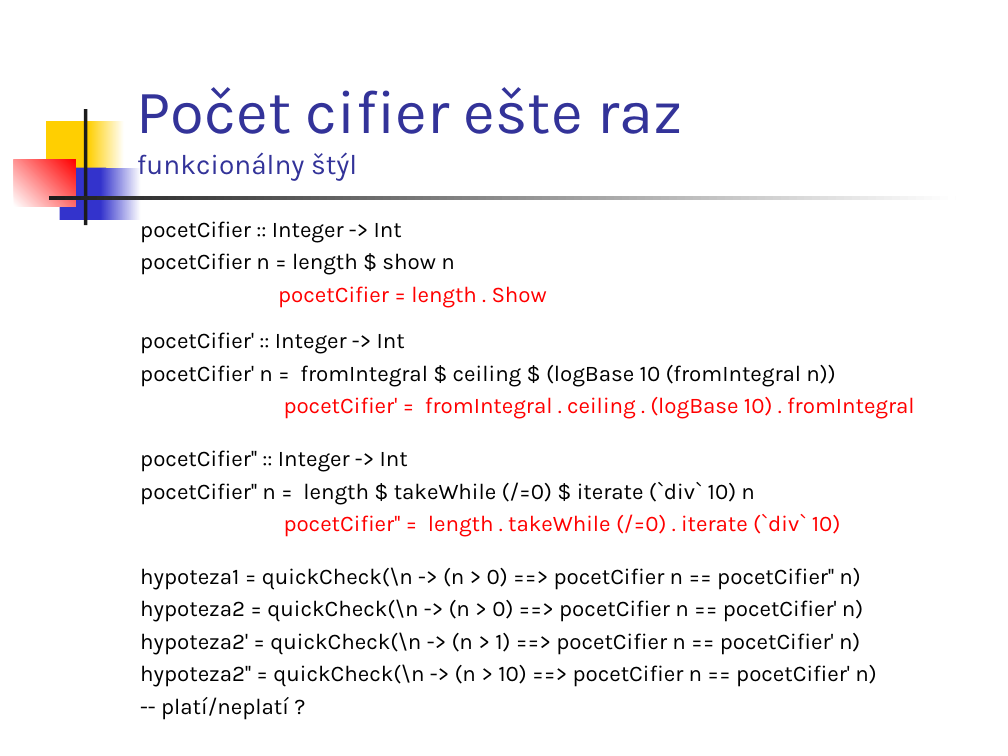
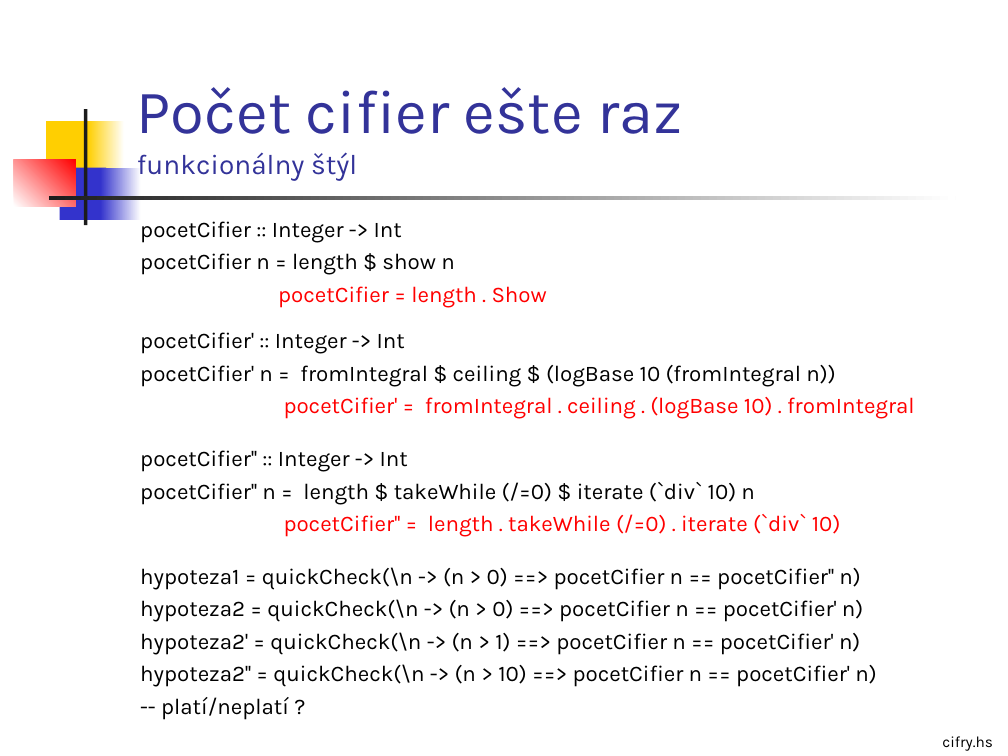
Before and after one commit to Funkcionalne/Prednasky, a slide deck: slide 22 of 02/02_fpro.ppt (slide 19 before the commit). Drawn at 1008x756 pixels with LibreOffice and Linux fonts; fonts in the diff are those of the drawing. Boxes give left, top, right and bottom in pixels: in the first picture for what was removed or moved away, otherwise in the second. Text is boxed around its words. In the diff, an @@ line names an element or a change of style, - is before the commit and + after.

```diff
--- a/02/02_fpro.ppt
+++ b/02/02_fpro.ppt
@@ text added at box(942, 736, 993, 751), 11 pt, text #000000 @@
+cifry.hs
```
Also in this commit, not shown: 2 other slides changed, 2 slides added, 11 other files.
